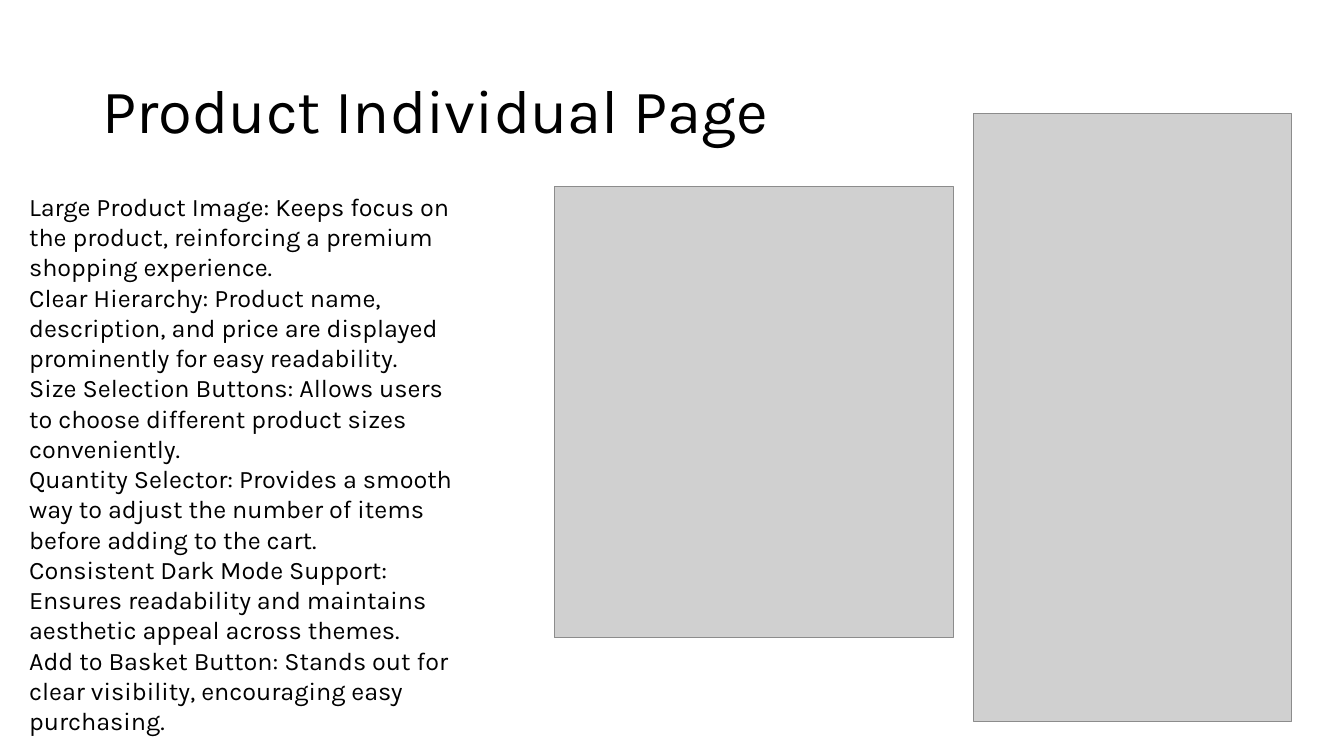
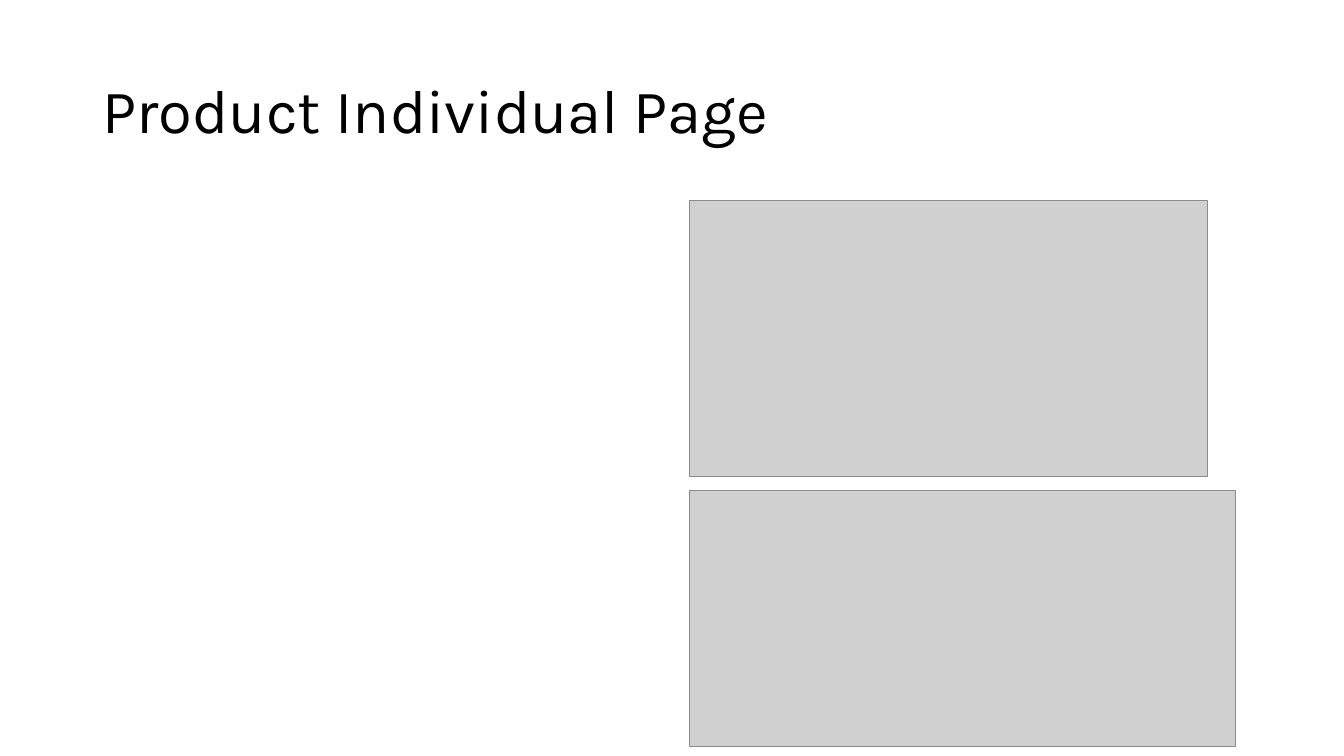
Before and after one commit to Ria-Herwadkar/Perfume-website, a slide deck: slide 5 of Website powerpoint.pptx (slide 8 before the commit). Drawn at 1344x756 pixels with LibreOffice and Linux fonts; fonts in the diff are those of the drawing; grey boxes stand for pictures. Boxes give left, top, right and bottom in pixels: in the first picture for what was removed or moved away, otherwise in the second. Text is boxed around its words. In the diff, an @@ line names an element or a change of style, - is before the commit and + after.

```diff
--- a/Website powerpoint.pptx
+++ b/Website powerpoint.pptx
@@ picture removed at [974, 113, 1293, 721] @@
@@ text removed at [29, 198, 452, 737] @@
-Large Product Image: Keeps focus on the product, reinforcing a premium shopping experience.
-Clear Hierarchy: Product name, description, and price are displayed prominently for easy readability.
-Size Selection Buttons: Allows users to choose different product sizes conveniently.
-Quantity Selector: Provides a smooth way to adjust the number of items before adding to the cart.
-Consistent Dark Mode Support: Ensures readability and maintains aesthetic appeal across themes.
-Add to Basket Button: Stands out for clear visibility, encouraging easy purchasing.
@@ picture removed at [555, 187, 954, 638] @@
@@ picture added at [690, 201, 1208, 477] @@
@@ picture added at [690, 491, 1235, 747] @@
```
Also in this commit, not shown: 2 other slides changed, 4 slides added, 7 slides removed, 23 other files.
